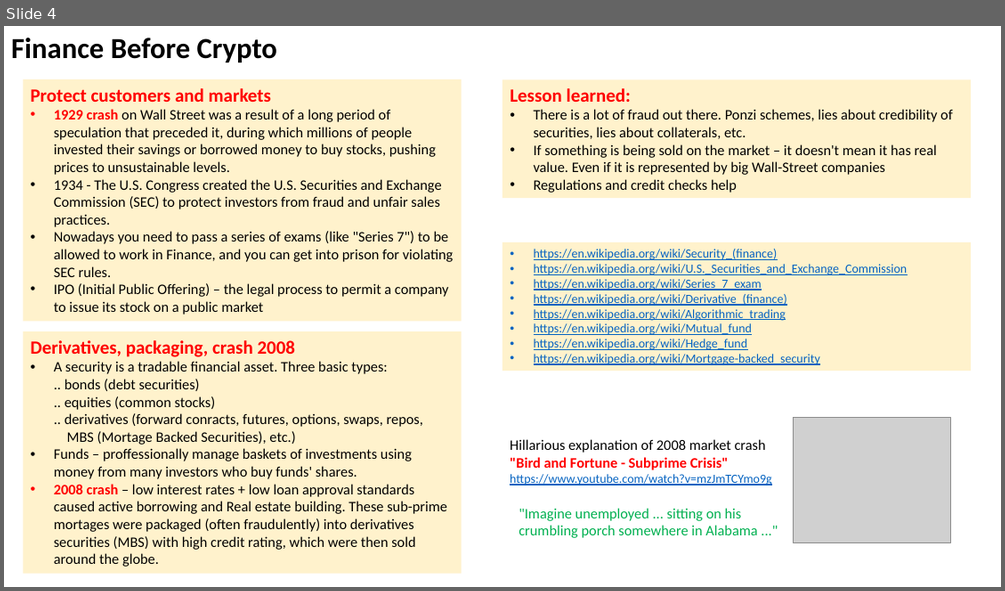
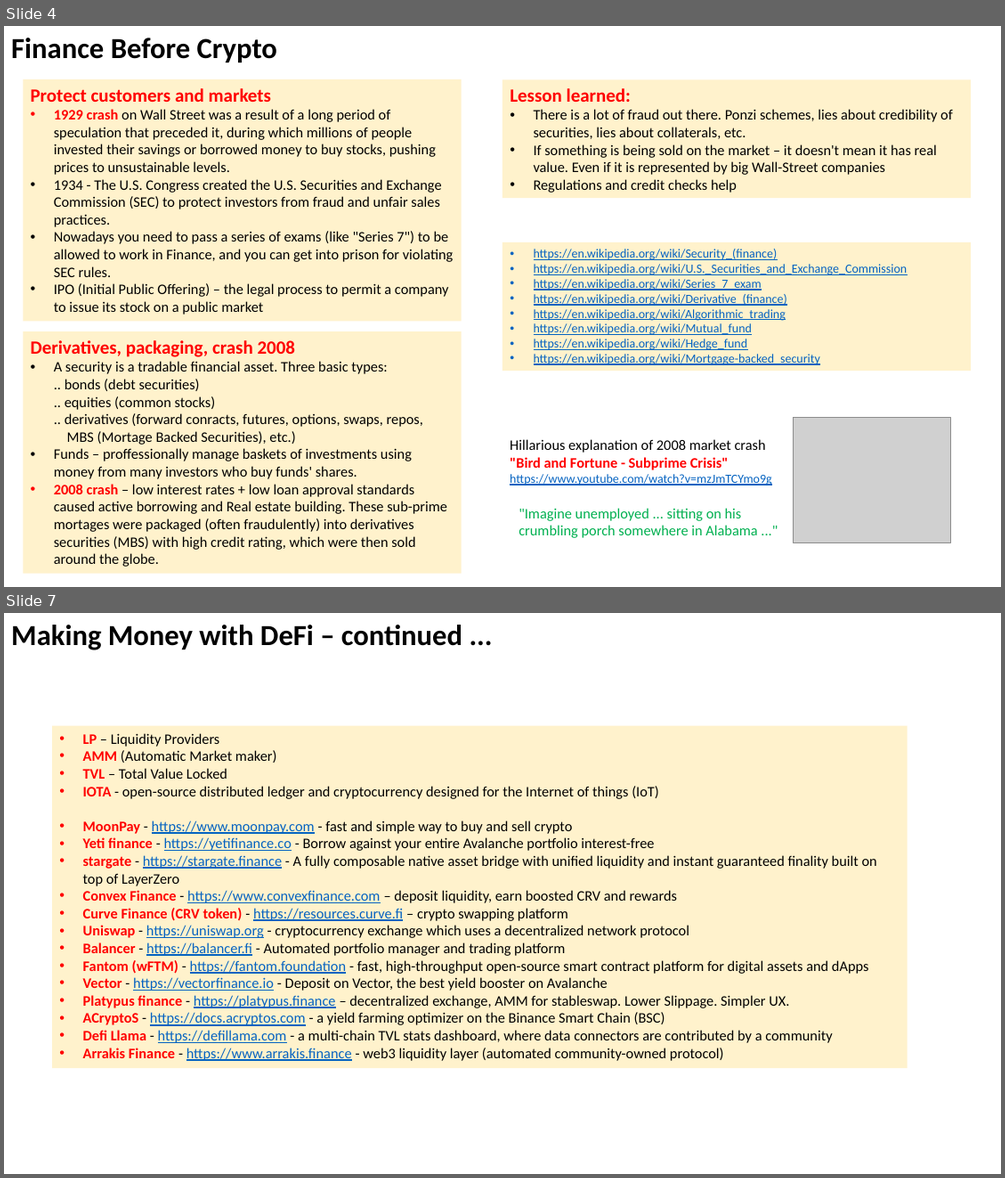
Before and after one commit to lselector/crypto, a slide deck: crypto_09_defi.pptx. Shown one above the other, each under a label of ours: slide 4 before the commit, slides 4 and 7 after it; the slides between them are not shown. The pictures are 1005x591 and 1005x1178 pixels, drawn with LibreOffice and Linux fonts; fonts in the diff are those of the drawing; grey boxes stand for pictures. Boxes give left, top, right and bottom in pixels: in the first picture for what was removed or moved away, otherwise in the second. Text is boxed around its words. In the diff, an @@ line names an element or a change of style, - is before the commit and + after.

```diff
--- a/crypto_09_defi.pptx
+++ b/crypto_09_defi.pptx
@@ slide 7 added at [4,613,1001,1174], background #FFFFFF @@
@@ text added at [11,625,462,650], 28 pt, text #000000, bold @@
+Making Money with DeFi – continued ...
@@ rectangle added at [52,726,906,1069], fill #FFF2CC, 14 pt, text #000000 @@
+• LP – Liquidity Providers
+• AMM (Automatic Market maker)
+• TVL – Total Value Locked
+• IOTA - open-source distributed ledger and cryptocurrency designed for the Internet of things (IoT)
+• MoonPay - https://www.moonpay.com - fast and simple way to buy and sell crypto
+• Yeti finance - https://yetifinance.co - Borrow against your entire Avalanche portfolio interest-free
+• stargate - https://stargate.finance - A fully composable native asset bridge with unified liquidity and instant guaranteed finality built on top of LayerZero
+• Convex Finance - https://www.convexfinance.com – deposit liquidity, earn boosted CRV and rewards
+• Curve Finance (CRV token) - https://resources.curve.fi – crypto swapping platform
+• Uniswap - https://uniswap.org - cryptocurrency exchange which uses a decentralized network protocol
+• Balancer - https://balancer.fi - Automated portfolio manager and trading platform
+• Fantom (wFTM) - https://fantom.foundation - fast, high-throughput open-source smart contract platform for digital assets and dApps
+• Vector - https://vectorfinance.io - Deposit on Vector, the best yield booster on Avalanche
+• Platypus finance - https://platypus.finance – decentralized exchange, AMM for stableswap. Lower Slippage. Simpler UX.
+• ACryptoS - https://docs.acryptos.com - a yield farming optimizer on the Binance Smart Chain (BSC)
+• Defi Llama - https://defillama.com - a multi-chain TVL stats dashboard, where data connectors are contributed by a community
+• Arrakis Finance - https://www.arrakis.finance - web3 liquidity layer (automated community-owned protocol)
```
Also in this commit, not shown: 1 slide changed, 1 other slide added, 2 other files.
